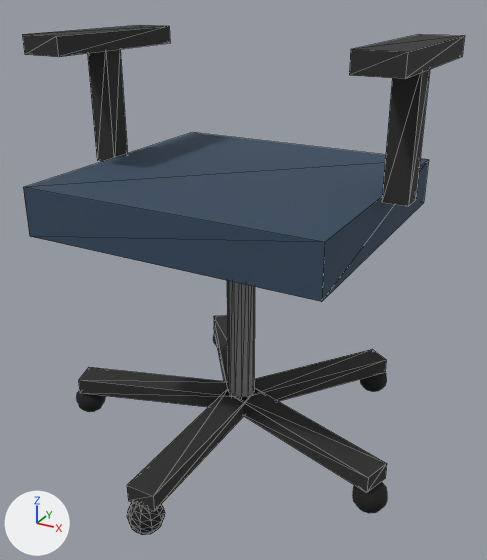
What one commit did to the glTF model quest/app/src/main/assets/office/swivelchair-ghost.glb.
Both versions are drawn from a 50 mm camera at (0.535, -0.963, 0.797) aimed at (0.023, -0.032, 0.332). Every picture has the same lights, and +X, +Y and +Z are marked at lower left. The picture after the commit comes second. Mesh edges are drawn as thin lines on the coarser meshes. Where no turn or scale is listed for an object, it has been applied to the vertices.
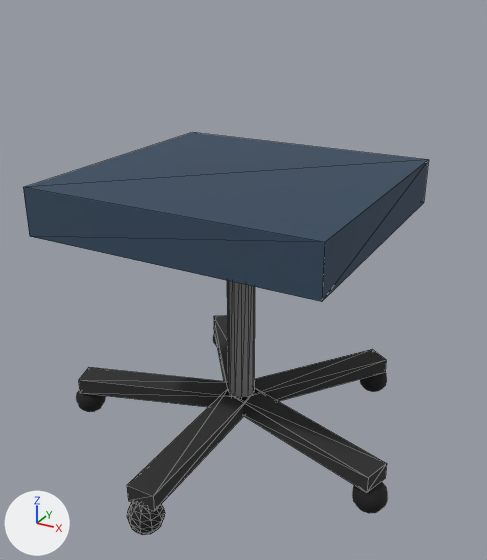
Pixel boxes [x1, y1, x2, y2] of what changed, in the pictures (487 x 560 px):
'Mesh_14', deleted (black)
    before: [382, 69, 430, 207]
'Mesh_15', deleted (black)
    before: [349, 34, 465, 79]
'Mesh_12', deleted (black)
    before: [88, 49, 128, 162]
'Mesh_13', deleted (black)
    before: [22, 25, 170, 57]

The change, as a diff of the scene's bpy script:
```diff
--- a/quest/app/src/main/assets/office/swivelchair-ghost.glb.py
+++ b/quest/app/src/main/assets/office/swivelchair-ghost.glb.py
@@ ob_mesh_12 @@
-ob_mesh_12 = bpy.data.objects.new('Mesh_12', me_mesh_12)
-ob_mesh_12.location = (-0.27, 0.0, 0.6)
@@ ob_mesh_13 @@
-ob_mesh_13 = bpy.data.objects.new('Mesh_13', me_mesh_13)
-ob_mesh_13.location = (-0.27, 0.0, 0.71)
@@ ob_mesh_14 @@
-ob_mesh_14 = bpy.data.objects.new('Mesh_14', me_mesh_14)
-ob_mesh_14.location = (0.27, 0.0, 0.6)
@@ ob_mesh_15 @@
-ob_mesh_15 = bpy.data.objects.new('Mesh_15', me_mesh_15)
-ob_mesh_15.location = (0.27, 0.0, 0.71)
```
